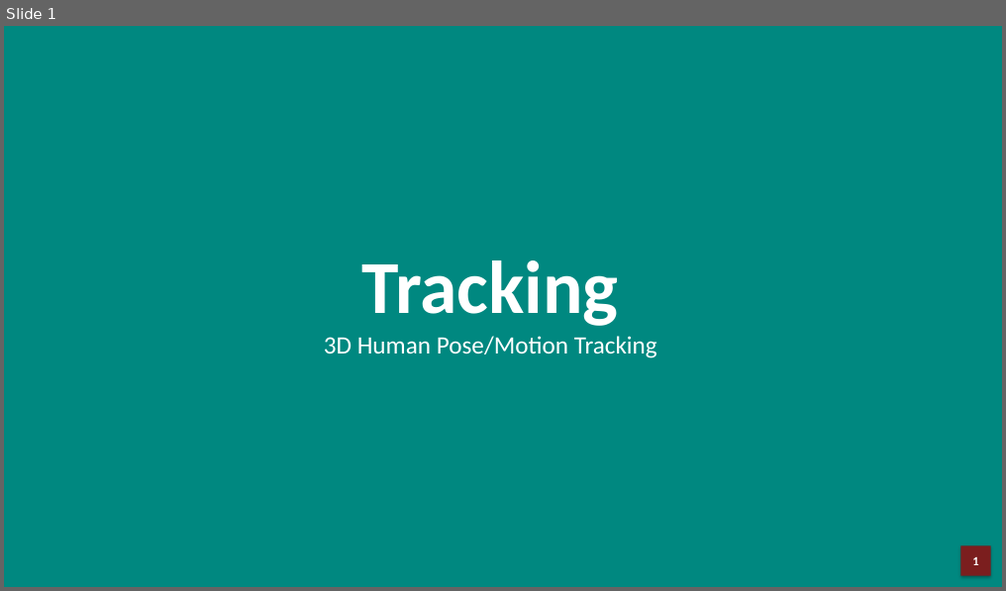
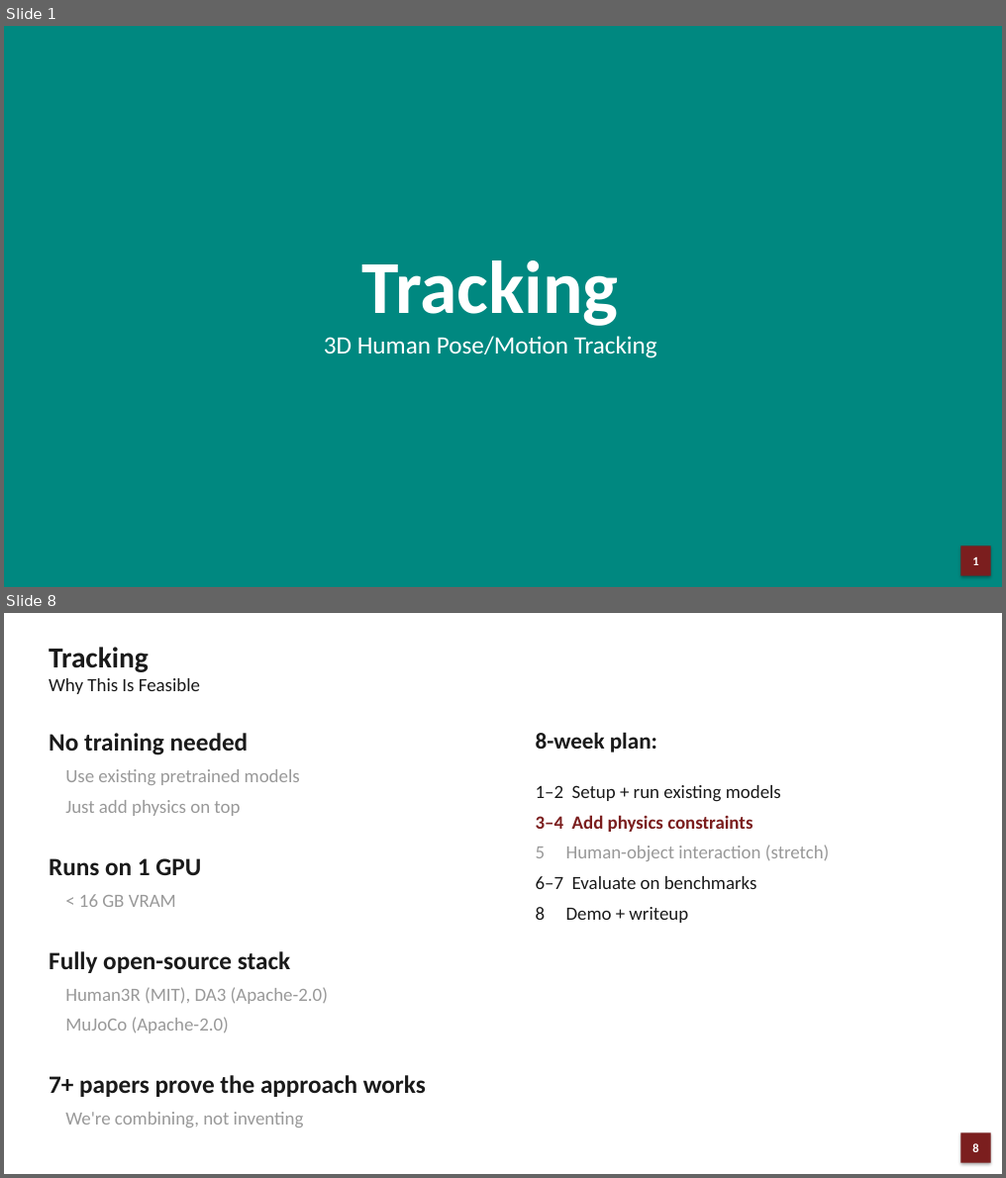
Before and after one commit to JCNTH/Pact3D, a slide deck: Pact3D_Presentation.pptx. Shown one above the other, each under a label of ours: slide 1 before the commit, slides 1 and 8 after it; the slides between them are not shown. The pictures are 1006x591 and 1006x1178 pixels, drawn with LibreOffice and Linux fonts; fonts in the diff are those of the drawing. Boxes give left, top, right and bottom in pixels: in the first picture for what was removed or moved away, otherwise in the second. Text is boxed around its words. In the diff, an @@ line names an element or a change of style, - is before the commit and + after.

```diff
--- a/Pact3D_Presentation.pptx
+++ b/Pact3D_Presentation.pptx
@@ slide 8 added at (4,613,1002,1174), background #FFFFFF @@
@@ text added at (49,647,149,672), 28 pt, text #1A1A1A, bold @@
+Tracking
@@ text added at (49,678,200,694), 18 pt, text #1A1A1A @@
+Why This Is Feasible
@@ text added at (49,733,426,1128), 18 pt, text #999999 @@
+No training needed
+Use existing pretrained models
+Just add physics on top
+Runs on 1 GPU
+< 16 GB VRAM
+Fully open-source stack
+Human3R (MIT), DA3 (Apache-2.0)
+MuJoCo (Apache-2.0)
+7+ papers prove the approach works
+We're combining, not inventing
@@ text added at (536,732,830,923), 18 pt, text #1A1A1A @@
+8-week plan:
+1–2 Setup + run existing models
+3–4 Add physics constraints
+5 Human-object interaction (stretch)
+6–7 Evaluate on benchmarks
+8 Demo + writeup
@@ rectangle added at (960,1134,991,1163), fill #7B1E1E, 12 pt, text #FFFFFF, bold @@
+8
```
Also in this commit, not shown: 3 slides changed, 5 other slides added, 13 slides removed, 1 other file.
